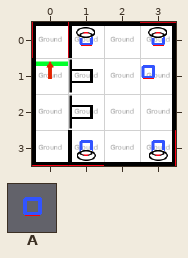
Tiled map, stored at CassiopeeUnity/Assets/Worlds/Cassiopee/Data/Level1Room1.tmx. The picture above is the old version.
Cells are 50x50 px. Shown: x 0..3, y 0..3.
Key: from "Deco": A 6 "object".
Objects are placed by their top-left corner, in cells (3,4 is the top-left corner of cell 3,4); size is 1x1 cell unless given.
Layers that did not change in this view are not listed.
Objects on layer "Floor 0/Enigmes" before:
A "2civil" at 3,0
A "1ext" at 1,0
A "Tablette" at 2.7,0.9
A "3deng" at 1,3
A "4inond" at 3,3
The same view after the edit:
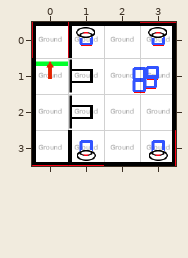
Log entry: tablette audio
From old to new:
Layer "Floor 0/Enigmes":
changed: A "Tablette" at 2.7,0.9 -> A "TabletteLevel1-3" at 2.8,0.9
added: A "TabletteLevel1-2" at 2.5,1
added: A "TabletteLevel1-4" at 2.8,1.2
added: A "TabletteLevel1-1" at 2.5,1.3
